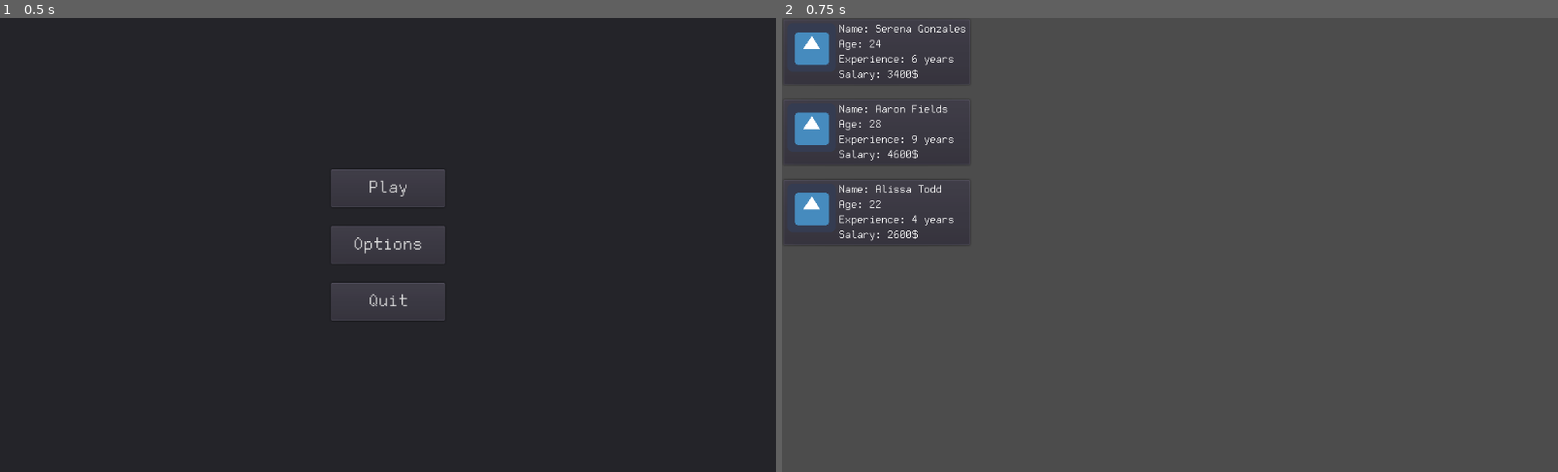
Above: before the commit, frames 1-2 (left to right).
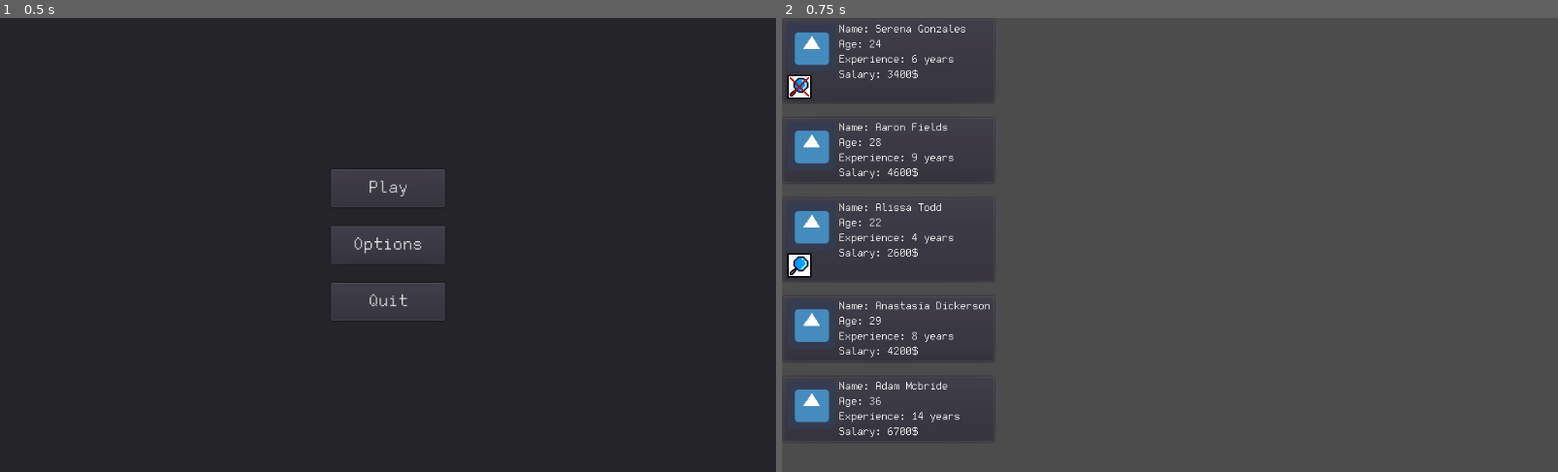
Above: after the commit, the same moments.

Repository: killercho/sign-here
Game: Godot game, scene res://scenes/menu.tscn
The game is run twice, just before and just after one commit, with the same random seed, the same clock (stepped at 60 frames per second) and the same inputs. The engine's default icon, where the game draws it, is replaced by a stand-in: a white triangle on a blue panel in a dark square.
Inputs:
- Up to frame 1 (0.5 s): no input
- Up to frame 2 (0.75 s): click "Play" at 0.5 s

Frame 1 is identical in both runs. In frame 2, 3.5% of the frame differs, in the area x 0-27%, y 12-94%.

Commit message:
Added icons and tooltips for traits

Diff:
--- a/resources/traits/distracted.tres
+++ b/resources/traits/distracted.tres
@@ -1,6 +1,6 @@
 [gd_resource type="Resource" load_steps=3 format=2]
 
-[ext_resource path="res://icon.png" type="Texture" id=1]
+[ext_resource path="res://assets/traits/distracted.png" type="Texture" id=1]
 [ext_resource path="res://scripts/trait.gd" type="Script" id=2]
 
 [resource]
@@ -8,4 +8,5 @@
 name = "Distracted"
 icon = ExtResource( 1 )
 description = "distracted description"
+effects = ""
 is_good = false
--- a/resources/traits/focused.tres
+++ b/resources/traits/focused.tres
@@ -1,11 +1,12 @@
 [gd_resource type="Resource" load_steps=3 format=2]
 
 [ext_resource path="res://scripts/trait.gd" type="Script" id=1]
-[ext_resource path="res://icon.png" type="Texture" id=2]
+[ext_resource path="res://assets/traits/focused.png" type="Texture" id=2]
 
 [resource]
 script = ExtResource( 1 )
 name = "Focused"
 icon = ExtResource( 2 )
 description = "focused description"
+effects = ""
 is_good = true
--- a/scenes/employee_card.tscn
+++ b/scenes/employee_card.tscn
@@ -1,8 +1,12 @@
-[gd_scene load_steps=5 format=2]
+[gd_scene load_steps=7 format=2]
 
 [ext_resource path="res://icon.png" type="Texture" id=1]
 [ext_resource path="res://assets/FreePixel.ttf" type="DynamicFontData" id=2]
 [ext_resource path="res://scripts/employee_card.gd" type="Script" id=3]
+[ext_resource path="res://assets/traits/focused.png" type="Texture" id=4]
+
+[sub_resource type="DynamicFont" id=2]
+font_data = ExtResource( 2 )
 
 [sub_resource type="DynamicFont" id=1]
 font_data = ExtResource( 2 )
@@ -21,10 +25,31 @@
 margin_right = 227.0
 margin_bottom = 83.0
 
-[node name="Picture" type="TextureRect" parent="Split"]
+[node name="VBoxContainer" type="VBoxContainer" parent="Split"]
 margin_right = 64.0
 margin_bottom = 76.0
+
+[node name="PlayerIcon" type="TextureRect" parent="Split/VBoxContainer"]
+margin_right = 64.0
+margin_bottom = 64.0
 texture = ExtResource( 1 )
+__meta__ = {
+"_edit_use_anchors_": false
+}
+
+[node name="TraitIcon" type="TextureRect" parent="Split/VBoxContainer"]
+visible = false
+margin_top = 68.0
+margin_right = 64.0
+margin_bottom = 100.0
+texture = ExtResource( 4 )
+
+[node name="Name" type="Label" parent="Split/VBoxContainer/TraitIcon"]
+visible = false
+margin_left = 40.0
+margin_top = 16.0
+custom_fonts/font = SubResource( 2 )
+text = "Trait Name"
 __meta__ = {
 "_edit_use_anchors_": false
 }
@@ -72,3 +97,6 @@
 __meta__ = {
 "_edit_use_anchors_": false
 }
+
+[connection signal="mouse_entered" from="Split/VBoxContainer/TraitIcon" to="." method="_on_TraitIcon_mouse_entered"]
+[connection signal="mouse_exited" from="Split/VBoxContainer/TraitIcon" to="." method="_on_TraitIcon_mouse_exited"]
--- a/scripts/employee_card.gd
+++ b/scripts/employee_card.gd
@@ -1,22 +1,28 @@
 extends PanelContainer
 
 var generator = EmployeeGenerator.new()
+var employee
 
-func update_ui(name, age, experience, monthly_salary):
-	$Split/Info/Name.text = "Name: " + name
-	$Split/Info/Age.text = "Age: " + String(age)
-	$Split/Info/Experience.text = "Experience: " + String(experience) + " years"
-	$Split/Info/Salary.text = "Salary: " + String(monthly_salary) + "$"
+func update_ui():
+	$Split/Info/Name.text = "Name: " + employee.name
+	$Split/Info/Age.text = "Age: " + String(employee.age)
+	$Split/Info/Experience.text = "Experience: " + String(employee.experience) + " years"
+	$Split/Info/Salary.text = "Salary: " + String(employee.monthly_salary) + "$"
+	if employee.trait != null:
+		$Split/VBoxContainer/TraitIcon.visible = true
+		$Split/VBoxContainer/TraitIcon.texture = employee.trait.icon
+		$Split/VBoxContainer/TraitIcon/Name.text = employee.trait.name
 
 func generate_employee():
-	var employee = generator.new_employee()
-	update_ui(employee.name, employee.age, employee.experience, employee.monthly_salary)
+	employee = generator.new_employee()
+	update_ui()
 
-# Called when the node enters the scene tree for the first time.
 func _ready():
 	generate_employee()
 
+func _on_TraitIcon_mouse_entered():
+	$Split/VBoxContainer/TraitIcon/Name.visible = true
 
-# Called every frame. 'delta' is the elapsed time since the previous frame.
-#func _process(delta):
-#	pass
+
+func _on_TraitIcon_mouse_exited():
+	$Split/VBoxContainer/TraitIcon/Name.visible = false
--- a/scripts/employee_select.gd
+++ b/scripts/employee_select.gd
@@ -9,6 +9,8 @@
 	$Control/VBoxContainer.add_child(employee_card_scene.instance())
 	$Control/VBoxContainer.add_child(employee_card_scene.instance())
 	$Control/VBoxContainer.add_child(employee_card_scene.instance())
+	$Control/VBoxContainer.add_child(employee_card_scene.instance())
+	$Control/VBoxContainer.add_child(employee_card_scene.instance())
 
 
 # Called every frame. 'delta' is the elapsed time since the previous frame.
--- a/scripts/trait.gd
+++ b/scripts/trait.gd
@@ -5,4 +5,5 @@
 export(String) var name
 export(Texture) var icon
 export(String) var description
+export(String, "quality", "relationships", "quantity") var effects
 export(bool) var is_good
Binary file added: assets/traits/distracted.png
Not shown, added: assets/traits/distracted.png.import
Binary file added: assets/traits/focused.png
Not shown, added: assets/traits/focused.png.import
